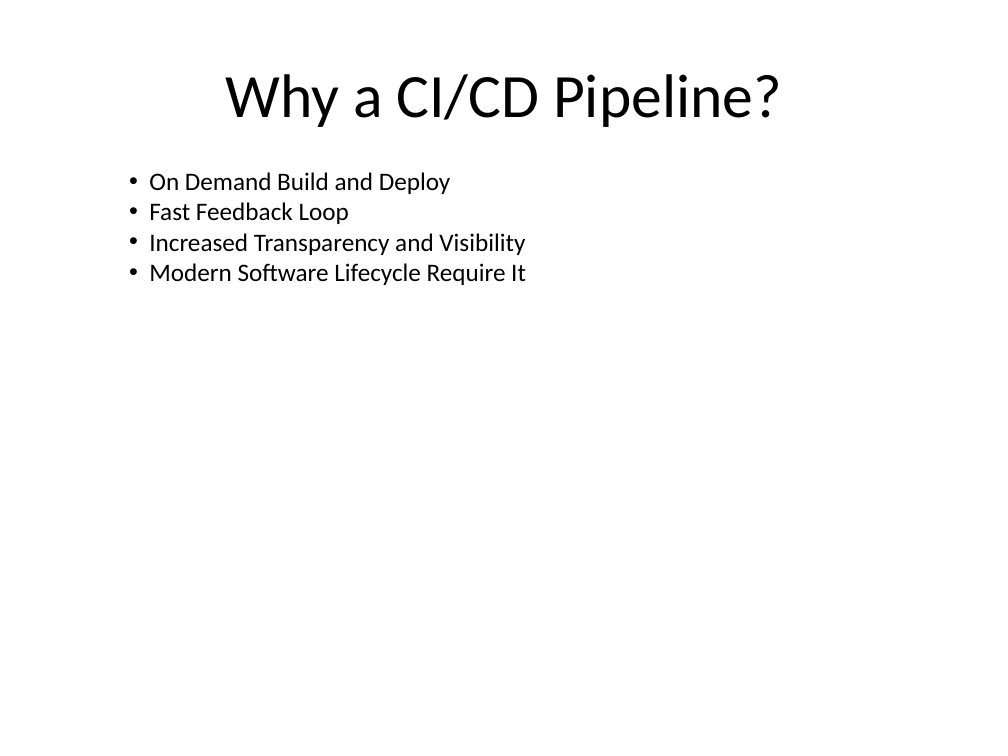
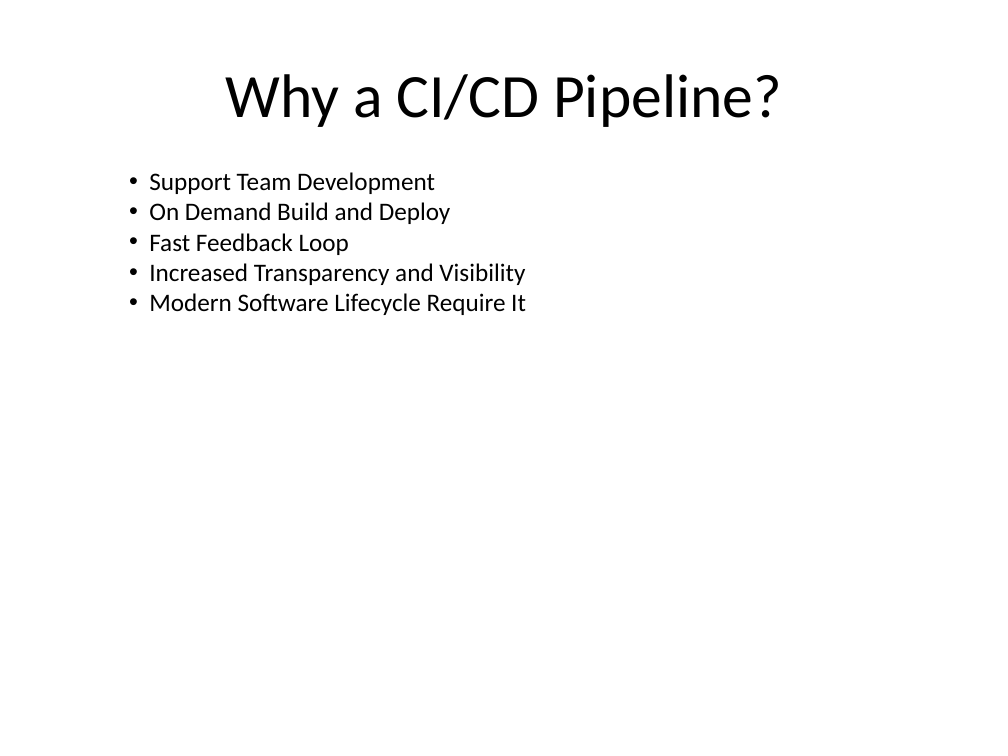
Before and after one commit to kskalvar/aws-eks-pipeline-quickstart, a slide deck: slide 3 of slides/AWS-EKS-Pipeline-QuickStart.pptx. Drawn at 1008x756 pixels with LibreOffice and Linux fonts; fonts in the diff are those of the drawing; background and template pictures are left out. Boxes give left, top, right and bottom in pixels: in the first picture for what was removed or moved away, otherwise in the second. Text is boxed around its words. In the diff, an @@ line names an element or a change of style, - is before the commit and + after.

```diff
--- a/slides/AWS-EKS-Pipeline-QuickStart.pptx
+++ b/slides/AWS-EKS-Pipeline-QuickStart.pptx
@@ text at <box>149,172,435,194</box>: paragraph added @@
+• Support Team Development
```
Also in this commit, not shown: 3 other slides changed.
